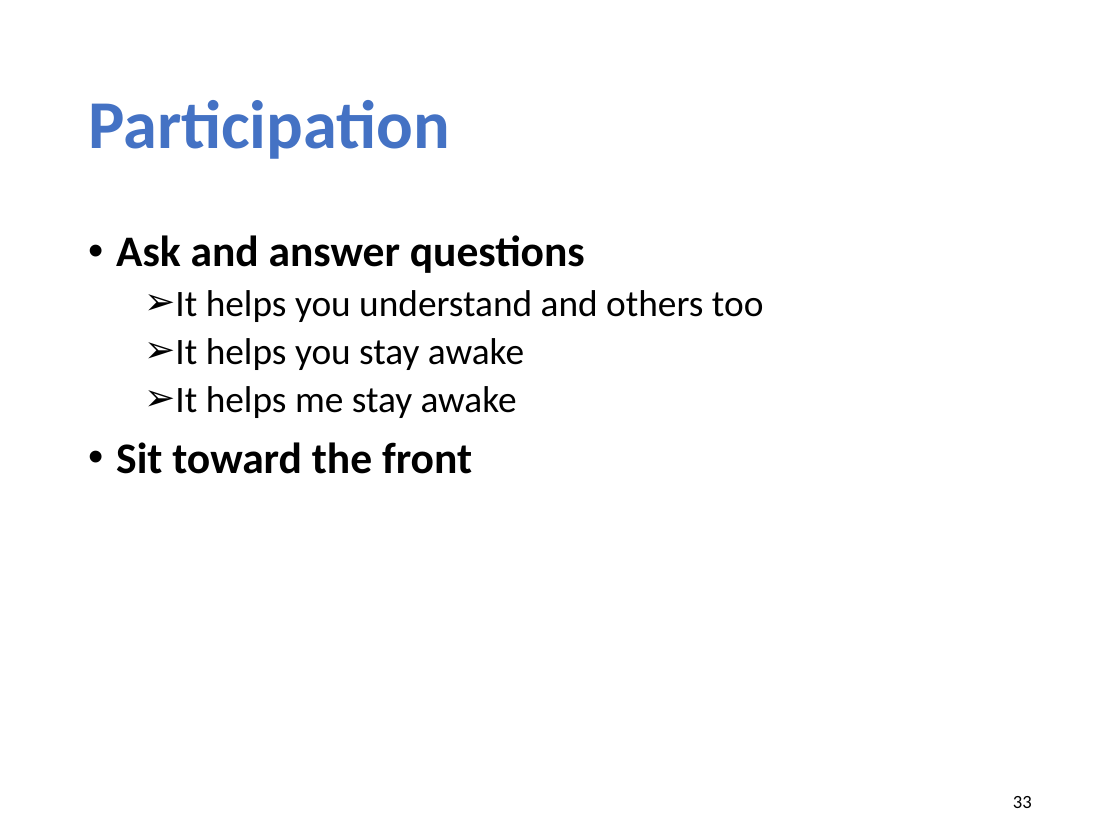
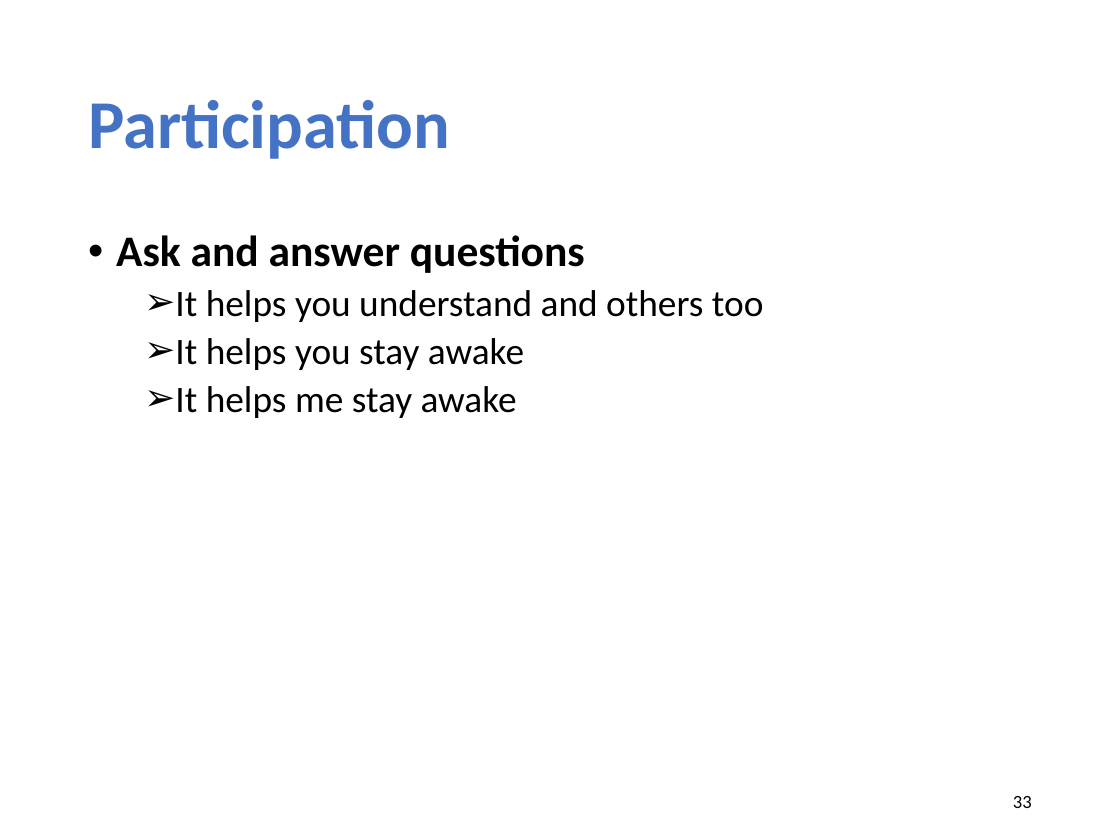
Before and after one commit to xinjin/course-net, a slide deck: slide 33 of slides/lec01_introduction.pptx. Drawn at 1120x840 pixels with LibreOffice and Linux fonts; fonts in the diff are those of the drawing. Boxes give left, top, right and bottom in pixels: in the first picture for what was removed or moved away, otherwise in the second. Text is boxed around its words. In the diff, an @@ line names an element or a change of style, - is before the commit and + after.

```diff
--- a/slides/lec01_introduction.pptx
+++ b/slides/lec01_introduction.pptx
@@ text at [116, 442, 472, 474]: paragraph removed @@
-• Sit toward the front
```
Also in this commit, not shown: 9 other slides changed, 3 slides added, 1 other file.
